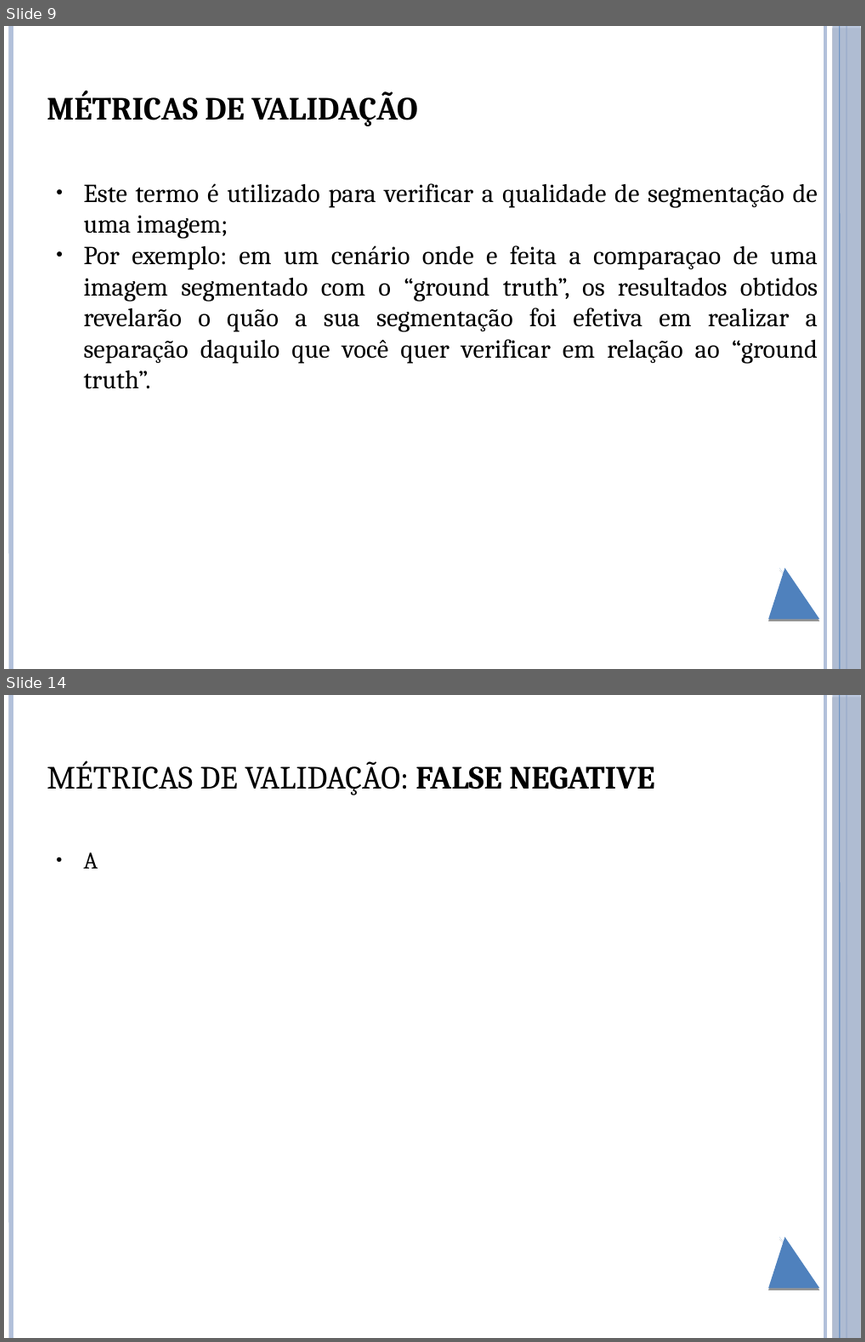
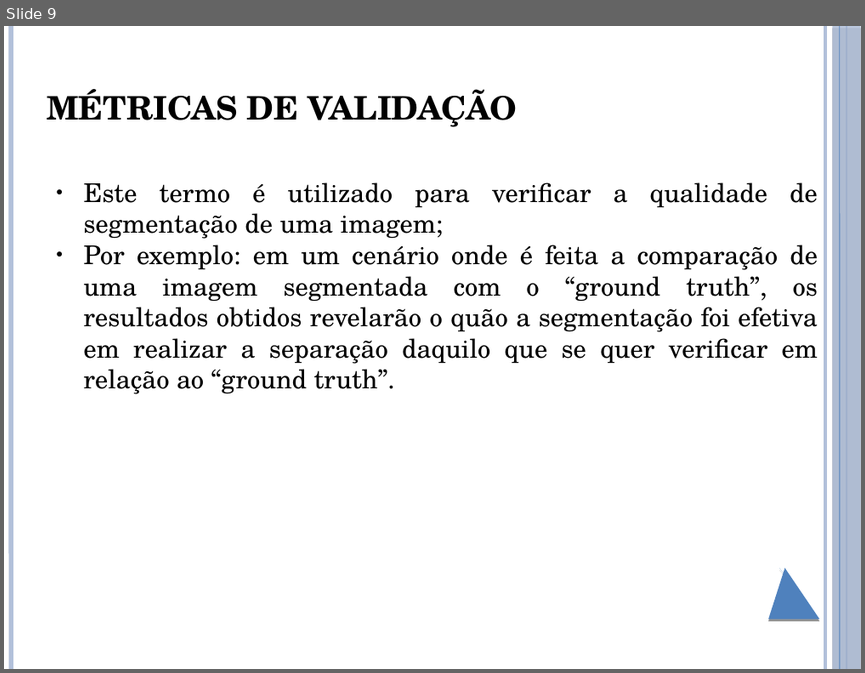
Before and after one commit to brunoliveira8/pdi, a slide deck: trabalho 6/apresentacao.pptx. Shown one above the other, each under a label of ours: slides 9 and 14 before the commit, slide 9 after it; the slides between them are not shown. The pictures are 865x1342 and 865x673 pixels, drawn with LibreOffice and Linux fonts; fonts in the diff are those of the drawing. Boxes give left, top, right and bottom in pixels: in the first picture for what was removed or moved away, otherwise in the second. Text is boxed around its words. In the diff, an @@ line names an element or a change of style, - is before the commit and + after.

Commit message:
Falta só comentar os resultados e CONCLUSÃO.

```diff
--- a/trabalho 6/apresentacao.pptx
+++ b/trabalho 6/apresentacao.pptx
@@ slide 14 removed at box(4, 695, 861, 1338), background #FFFFFF; not listed: 6 template elements that a slide beside it also shows @@
@@ text removed at box(46, 760, 654, 795) @@
-MÉTRICAS DE VALIDAÇÃO: FALSE NEGATIVE
@@ text removed at box(84, 852, 98, 868) @@
-● A
@@ slide 9 changed as well @@
@@ text "MÉTRICAS DE VALIDAÇÃO" at box(46, 89, 517, 127): font Cambria to TeX Gyre Schola @@
@@ text at box(84, 182, 817, 238): font Cambria to TeX Gyre Schola in "Este termo é utilizado para verificar a ..." @@
@@ text at box(84, 244, 817, 394): text changed; font Cambria to TeX Gyre Schola @@
-● Por exemplo: em um cenário onde e feita a comparaçao de uma imagem segmentado com o “ground truth”, os resultados obtidos revelarão o quão a sua segmentação foi efetiva em realizar a separação daquilo que você quer verificar em relação ao “ground truth”.
+● Por exemplo: em um cenário onde é feita a comparação de uma imagem segmentada com o “ground truth”, os resultados obtidos revelarão o quão a segmentação foi efetiva em realizar a separação daquilo que se quer verificar em relação ao “ground truth”.
```
Also in this commit, not shown: 10 other slides changed, 11 slides added, 1 other slide removed.
